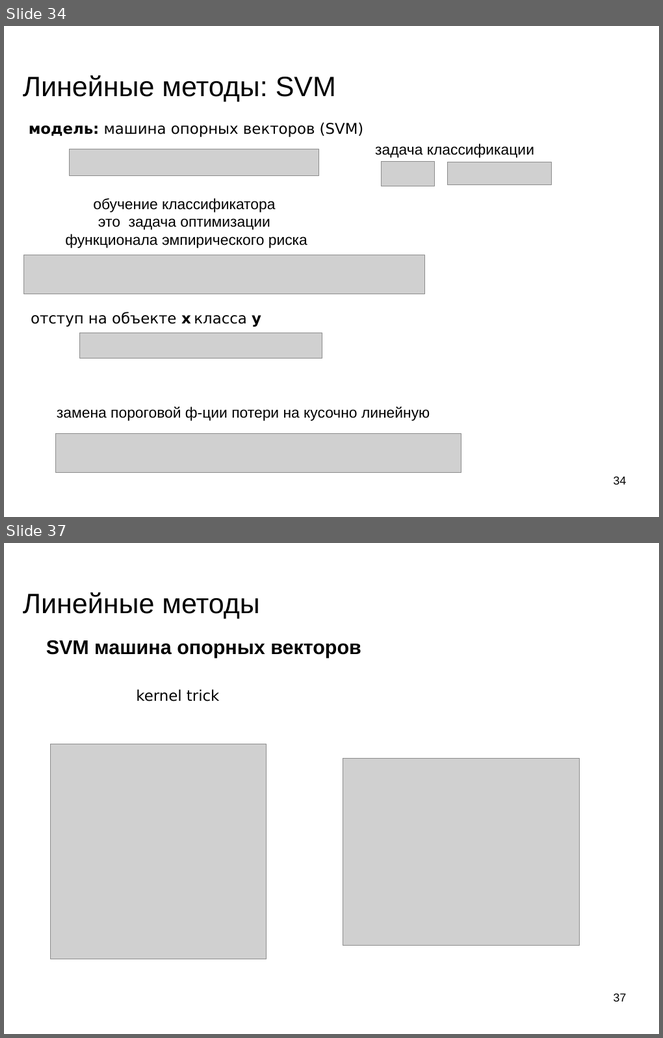
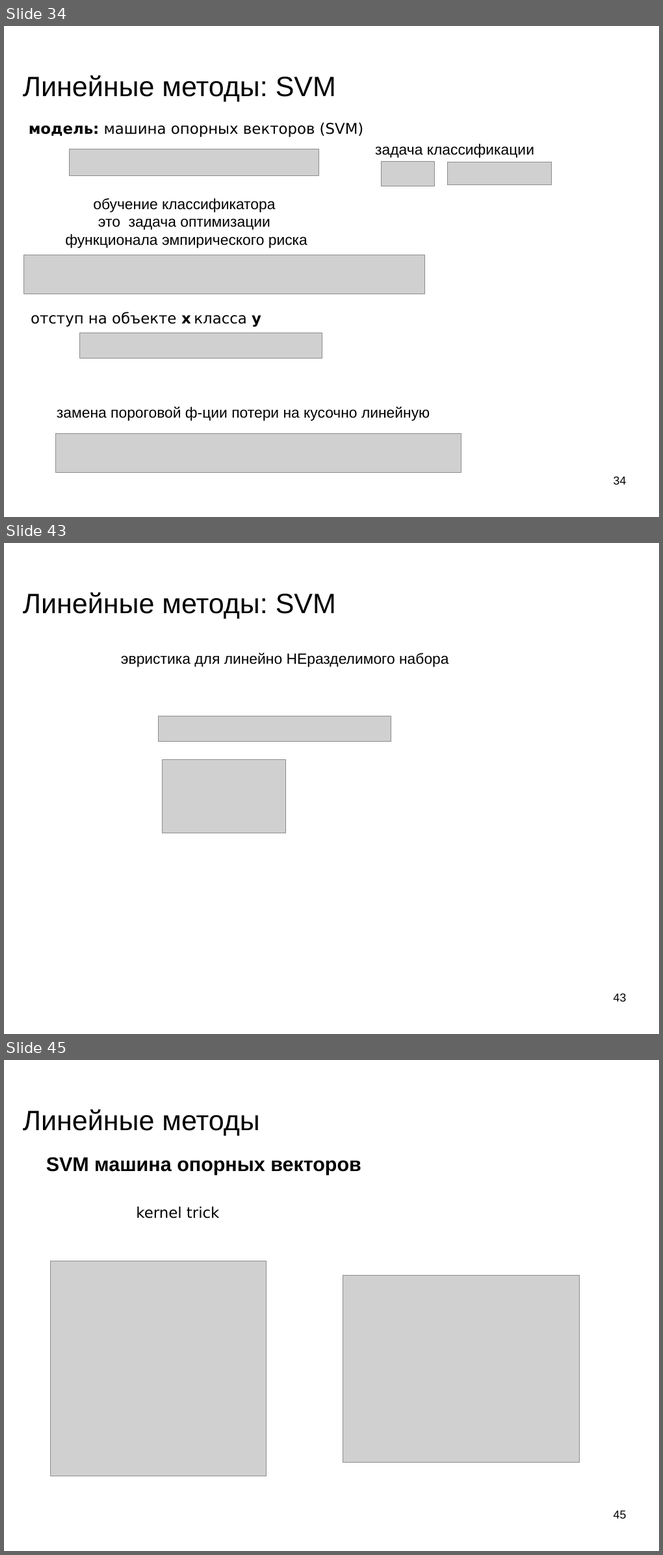
Before and after one commit to mechanoid5/ml_lectorium_legacy, a slide deck: 09-linear.odp. Shown one above the other, each under a label of ours: slides 34 and 37 before the commit, slides 34, 43 and 45 after it; the slides between them are not shown. The pictures are 663x1038 and 663x1555 pixels, drawn with LibreOffice and Linux fonts; fonts in the diff are those of the drawing; grey boxes stand for pictures; background and template pictures are left out. Boxes give left, top, right and bottom in pixels: in the first picture for what was removed or moved away, otherwise in the second. Text is boxed around its words. In the diff, an @@ line names an element or a change of style, - is before the commit and + after.

```diff
--- a/09-linear.odp
+++ b/09-linear.odp
@@ slide 43 added at (4, 543, 659, 1034), background picture (left out) @@
@@ title added at (23, 592, 336, 618), 33.9 pt, text #000000 @@
+Линейные методы: SVM
@@ text added at (121, 653, 449, 667), 18 pt, text #000000 @@
+эвристика для линейно НЕразделимого набора
@@ picture added at (159, 716, 391, 742) @@
@@ picture added at (162, 759, 286, 833) @@
@@ page number added at (614, 993, 627, 1002), 14 pt, text #000000 @@
+43
@@ what was slide 37 is now slide 45 @@
@@ page number at (614, 1510, 627, 1519): text changed @@
-37
+45
```
Also in this commit, not shown: 2 slides changed, 7 other slides added.
